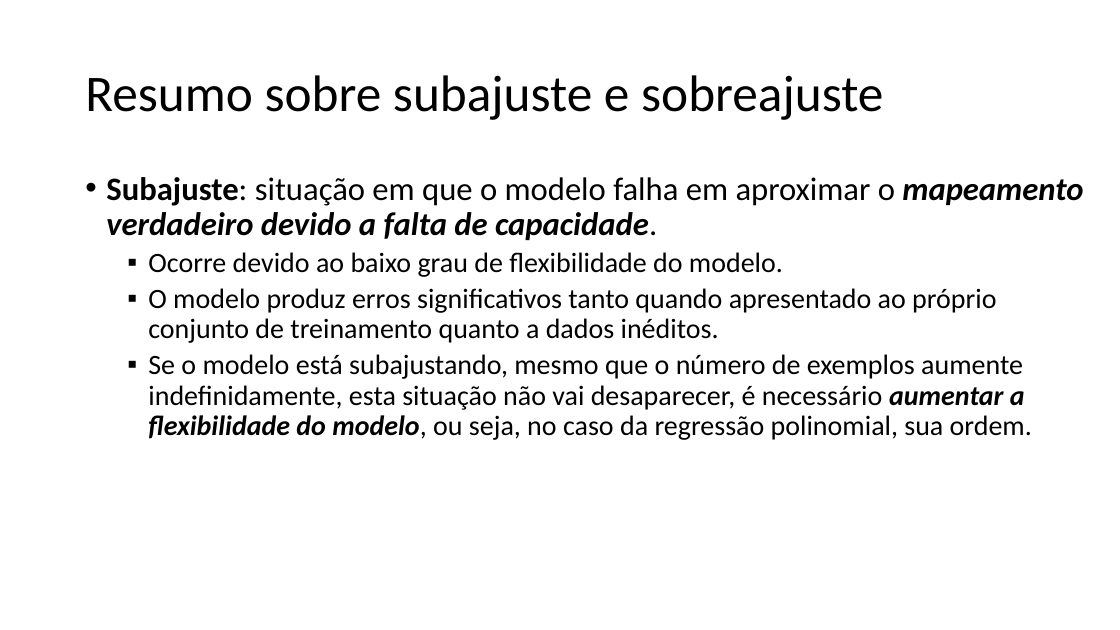
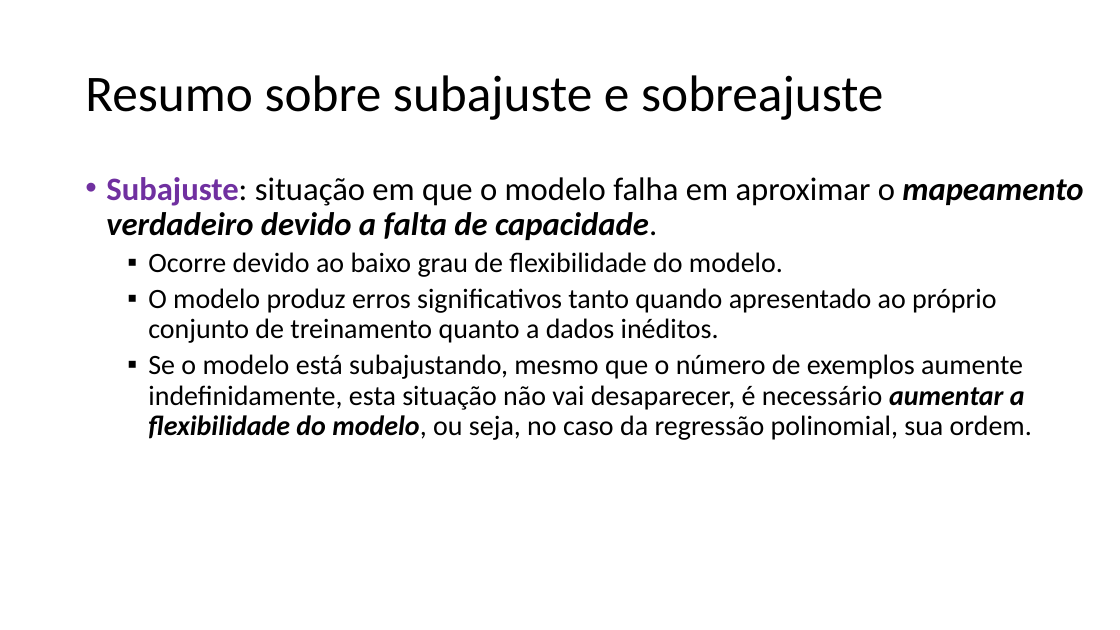
Before and after one commit to zz4fap/t319_aprendizado_de_maquina, a slide deck: slide 22 of slides/T319_Regressão_Linear (Parte IV).pptx. Drawn at 1120x630 pixels with LibreOffice and Linux fonts; fonts in the diff are those of the drawing. Boxes give left, top, right and bottom in pixels: in the first picture for what was removed or moved away, otherwise in the second. Text is boxed around its words. In the diff, an @@ line names an element or a change of style, - is before the commit and + after.

```diff
--- a/slides/T319_Regressão_Linear (Parte IV).pptx
+++ b/slides/T319_Regressão_Linear (Parte IV).pptx
@@ text at (x1=106, y1=177, x2=1083, y2=240): text colour #000000 to #7030A0 in "Subajuste:" @@
```
Also in this commit, not shown: 8 other slides changed, 1 other file.
